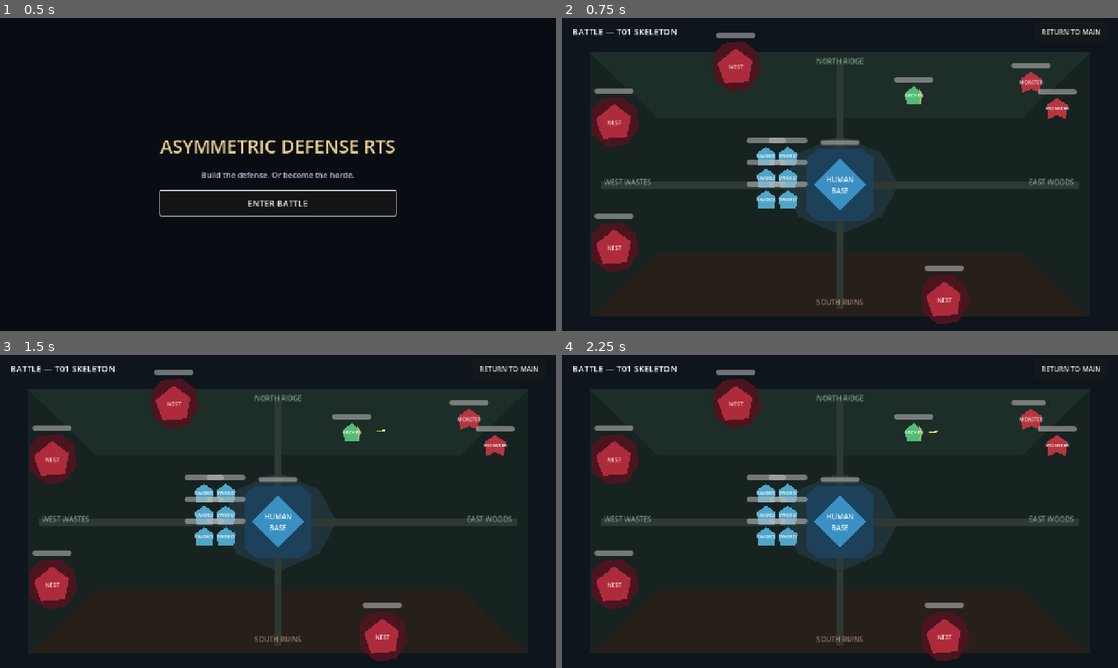
Above: before the commit, frames 1-4 (two rows, left to right).
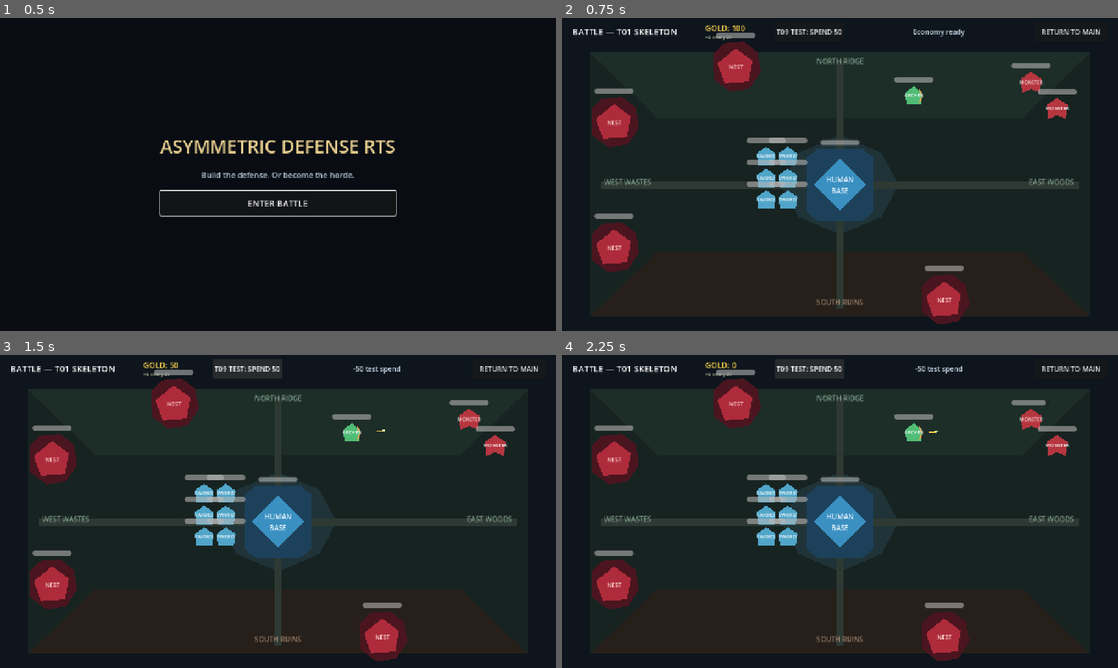
Above: after the commit, the same moments.

Repository: Mr-Zhou20030725/RTS-Game
Game: Godot game, scene res://scenes/main/main.tscn
Same seed, same stepped clock (60 frames per second), same inputs: the game is played once before the commit and once after it.
Inputs (mouse positions are in pixels of both pictures, inside the frame that each line leads up to):
- Up to frame 1 (0.5 s): no input
- Up to frame 2 (0.75 s): click "ENTER BATTLE" at 0.5 s
- Up to frame 3 (1.5 s): click (250, 367) at 1.25 s, where only the run after the commit has a clickable "T09 TEST: SPEND 50"
- Up to frame 4 (2.25 s): click (812, 367) at 2 s, where only the run after the commit has a clickable "T09 TEST: SPEND 50"

Frame 1 is identical in both runs. In frame 2, 0.4% of the frame differs, in the area x 25-73%, y 2-8%; in frame 3, 1.0%, in the area x 25-72%, y 1-8%; in frame 4, 1.0%.

Commit message:
feat: complete T09 human gold economy

Diff:
--- a/scenes/battle/battle.tscn
+++ b/scenes/battle/battle.tscn
@@ -7,6 +7,7 @@
 [ext_resource type="PackedScene" path="res://scenes/units/t04_test_squad.tscn" id="5_squad"]
 [ext_resource type="PackedScene" path="res://scenes/units/t06_monster_demo.tscn" id="6_monsters"]
 [ext_resource type="PackedScene" path="res://scenes/units/t07_archer_demo.tscn" id="7_archer"]
+[ext_resource type="PackedScene" path="res://scenes/economy/human_economy.tscn" id="8_economy"]
 
 [node name="Battle" type="Node2D"]
 script = ExtResource("1_battle")
@@ -16,6 +17,8 @@
 offset_bottom = 720.0
 mouse_filter = 2
 color = Color(0.054902, 0.0823529, 0.109804, 1)
+
+[node name="HumanEconomy" parent="." instance=ExtResource("8_economy")]
 
 [node name="MVPMap" parent="." instance=ExtResource("3_map")]
 
--- /dev/null
+++ b/scenes/economy/human_economy.tscn
@@ -0,0 +1,10 @@
+[gd_scene load_steps=2 format=3]
+
+[ext_resource type="Script" path="res://scripts/economy/human_economy.gd" id="1_economy"]
+
+[node name="HumanEconomy" type="Node" groups=["human_economy"]]
+script = ExtResource("1_economy")
+starting_gold = 100
+passive_income_amount = 5
+passive_income_interval = 2.0
+monster_kill_reward = 25
--- /dev/null
+++ b/scripts/economy/human_economy.gd
@@ -0,0 +1,109 @@
+class_name HumanEconomy
+extends Node
+
+## Owns Human gold income, rewards, and validated spending.
+
+signal gold_changed(current_gold: int, change: int, reason: StringName)
+signal spend_rejected(cost: int, current_gold: int)
+signal kill_reward_granted(victim: Node, amount: int)
+
+@export_range(0, 1000000, 1) var starting_gold := 100
+@export_range(0, 1000000, 1) var passive_income_amount := 5
+@export_range(0.1, 3600.0, 0.1) var passive_income_interval := 2.0
+@export_range(0, 1000000, 1) var monster_kill_reward := 25
+
+var current_gold := 0
+var _income_elapsed := 0.0
+var _tracked_health_ids: Dictionary[int, bool] = {}
+
+
+func _ready() -> void:
+	current_gold = maxi(starting_gold, 0)
+	get_tree().node_added.connect(_on_tree_node_added)
+	call_deferred("_scan_existing_monster_units")
+	gold_changed.emit(current_gold, current_gold, &"starting_gold")
+
+
+func _process(delta: float) -> void:
+	if passive_income_amount <= 0 or passive_income_interval <= 0.0:
+		return
+
+	_income_elapsed += delta
+	if _income_elapsed < passive_income_interval:
+		return
+
+	var completed_intervals := floori(
+		_income_elapsed / passive_income_interval
+	)
+	_income_elapsed -= completed_intervals * passive_income_interval
+	add_gold(
+		passive_income_amount * completed_intervals,
+		&"passive_income"
+	)
+
+
+func get_gold() -> int:
+	return current_gold
+
+
+func can_afford(cost: int) -> bool:
+	return cost >= 0 and current_gold >= cost
+
+
+func try_spend(cost: int, reason: StringName = &"purchase") -> bool:
+	if cost < 0 or not can_afford(cost):
+		spend_rejected.emit(cost, current_gold)
+		return false
+	if cost == 0:
+		return true
+
+	current_gold -= cost
+	gold_changed.emit(current_gold, -cost, reason)
+	return true
+
+
+func add_gold(amount: int, reason: StringName = &"reward") -> int:
+	if amount <= 0:
+		return 0
+
+	current_gold += amount
+	gold_changed.emit(current_gold, amount, reason)
+	return amount
+
+
+func _scan_existing_monster_units() -> void:
+	for actor in get_tree().get_nodes_in_group(&"combat_units"):
+		_try_track_monster_unit(actor)
+
+
+func _on_tree_node_added(node: Node) -> void:
+	_try_track_monster_unit(node)
+
+
+func _try_track_monster_unit(actor: Node) -> void:
+	if actor == null or not actor.is_in_group(&"combat_units"):
+		return
+	var faction := FactionComponent.find_on(actor)
+	if faction == null or faction.faction != FactionComponent.Faction.MONSTER:
+		return
+
+	var health := actor.get_node_or_null("HealthComponent") as HealthComponent
+	if health == null or _tracked_health_ids.has(health.get_instance_id()):
+		return
+
+	_tracked_health_ids[health.get_instance_id()] = true
+	health.died.connect(_on_monster_unit_died.bind(actor), CONNECT_ONE_SHOT)
+
+
+func _on_monster_unit_died(source: Node, victim: Node) -> void:
+	var source_faction := FactionComponent.find_on(source)
+	if (
+		source_faction == null
+		or source_faction.faction != FactionComponent.Faction.HUMAN
+	):
+		return
+	if monster_kill_reward <= 0:
+		return
+
+	add_gold(monster_kill_reward, &"monster_kill")
+	kill_reward_granted.emit(victim, monster_kill_reward)
--- a/scripts/ui/battle_hud.gd
+++ b/scripts/ui/battle_hud.gd
@@ -3,11 +3,56 @@
 signal return_to_main_requested
 
 @onready var return_button: Button = %ReturnButton
+@onready var gold_label: Label = %GoldLabel
+@onready var economy_status_label: Label = %EconomyStatusLabel
+@onready var spend_test_button: Button = %SpendTestButton
+
+var human_economy: Node
 
 
 func _ready() -> void:
 	return_button.pressed.connect(_on_return_button_pressed)
+	spend_test_button.pressed.connect(_on_spend_test_button_pressed)
+	call_deferred("_bind_human_economy")
 
 
 func _on_return_button_pressed() -> void:
 	return_to_main_requested.emit()
+
+
+func _bind_human_economy() -> void:
+	human_economy = get_tree().get_first_node_in_group(&"human_economy")
+	if human_economy == null:
+		gold_label.text = "GOLD: --"
+		economy_status_label.text = "HumanEconomy unavailable"
+		spend_test_button.disabled = true
+		return
+
+	human_economy.gold_changed.connect(_on_gold_changed)
+	human_economy.spend_rejected.connect(_on_spend_rejected)
+	_on_gold_changed(human_economy.call("get_gold"), 0, &"hud_sync")
+
+
+func _on_spend_test_button_pressed() -> void:
+	if human_economy == null:
+		return
+	human_economy.call("try_spend", 50, &"t09_test_spend")
+
+
+func _on_gold_changed(
+	current_gold: int, change: int, reason: StringName
+) -> void:
+	gold_label.text = "GOLD: %d" % current_gold
+	match reason:
+		&"passive_income":
+			economy_status_label.text = "+%d passive income" % change
+		&"monster_kill":
+			economy_status_label.text = "+%d monster reward" % change
+		&"t09_test_spend":
+			economy_status_label.text = "%d test spend" % change
+		&"starting_gold":
+			economy_status_label.text = "Economy ready"
+
+
+func _on_spend_rejected(cost: int, current_gold: int) -> void:
+	economy_status_label.text = "Need %d gold (have %d)" % [cost, current_gold]
--- /dev/null
+++ b/tests/validate_t09.gd
@@ -0,0 +1,134 @@
+extends SceneTree
+
+const ECONOMY_SCENE := preload("res://scenes/economy/human_economy.tscn")
+const HUD_SCENE := preload("res://ui/battle_hud/battle_hud.tscn")
+const HUMAN_SCENE := preload("res://units/placeholders/test_unit.tscn")
+const MONSTER_SCENE := preload("res://units/placeholders/test_monster.tscn")
+
+var change_reasons: Array[StringName] = []
+var reward_event_count := 0
+
+
+func _init() -> void:
+	_run_validation()
+
+
+func _run_validation() -> void:
+	var economy = ECONOMY_SCENE.instantiate()
+	economy.starting_gold = 120
+	economy.passive_income_amount = 7
+	economy.passive_income_interval = 0.05
+	economy.monster_kill_reward = 30
+	economy.gold_changed.connect(_on_gold_changed)
+	economy.kill_reward_granted.connect(_on_kill_reward_granted)
+	root.add_child(economy)
+	await process_frame
+
+	if economy.get_gold() != 120:
+		_fail("HumanEconomy did not initialize with configured starting gold.")
+		return
+
+	await create_timer(0.14).timeout
+	var passive_gain: int = economy.get_gold() - 120
+	if passive_gain < 14 or passive_gain % 7 != 0:
+		_fail("Passive gold did not increase by the configured rule.")
+		return
+	if not change_reasons.has(&"passive_income"):
+		_fail("Passive income did not report its transaction reason.")
+		return
+
+	economy.passive_income_amount = 0
+	var balance_before_rejection: int = economy.get_gold()
+	if economy.try_spend(balance_before_rejection + 1, &"test"):
+		_fail("Economy accepted a purchase above the current balance.")
+		return
+	if economy.get_gold() != balance_before_rejection:
+		_fail("Rejected purchase changed the gold balance.")
+		return
+	if economy.try_spend(-1, &"test"):
+		_fail("Economy accepted a negative purchase cost.")
+		return
+	if not economy.try_spend(20, &"test"):
+		_fail("Economy rejected an affordable purchase.")
+		return
+	if economy.get_gold() != balance_before_rejection - 20:
+		_fail("Affordable purchase deducted the wrong amount.")
+		return
+	if not economy.try_spend(economy.get_gold(), &"test"):
+		_fail("Economy could not spend its exact remaining balance.")
+		return
+	if economy.get_gold() != 0:
+		_fail("Spending the exact balance did not stop at zero.")
+		return
+	if economy.try_spend(1, &"test") or economy.get_gold() < 0:
+		_fail("Gold became negative after an insufficient purchase.")
+		return
+
+	economy.add_gold(50, &"test_setup")
+	var human := HUMAN_SCENE.instantiate()
+	var monster := MONSTER_SCENE.instantiate()
+	_set_combat_enabled(human, false)
+	_set_combat_enabled(monster, false)
+	root.add_child(human)
+	root.add_child(monster)
+	await process_frame
+
+	var before_reward: int = economy.get_gold()
+	CombatRules.try_apply_damage(human, monster, 100000.0)
+	await process_frame
+	if economy.get_gold() != before_reward + 30:
+		_fail("Human kill did not grant the configured Monster reward.")
+		return
+	if reward_event_count != 1:
+		_fail("Monster kill reward was not emitted exactly once.")
+		return
+	CombatRules.try_apply_damage(human, monster, 100000.0)
+	if economy.get_gold() != before_reward + 30:
+		_fail("Dead Monster granted its kill reward more than once.")
+		return
+
+	var hud := HUD_SCENE.instantiate()
+	root.add_child(hud)
+	await process_frame
+	await process_frame
+	var gold_label := hud.get_node("TopBar/GoldLabel") as Label
+	if gold_label.text != "GOLD: %d" % economy.get_gold():
+		_fail("Battle HUD did not display the current Human gold.")
+		return
+
+	var before_hud_spend: int = economy.get_gold()
+	(hud.get_node("TopBar/SpendTestButton") as Button).pressed.emit()
+	if economy.get_gold() != before_hud_spend - 50:
+		_fail("T09 HUD test button did not use validated economy spending.")
+		return
+	if gold_label.text != "GOLD: %d" % economy.get_gold():
+		_fail("HUD gold display did not update after spending.")
+		return
+
+	print(
+		"T09 validation passed: starting/passive gold, Human kill rewards, "
+		+ "safe spending, non-negative balance, and HUD synchronization."
+	)
+	quit()
+
+
+func _set_combat_enabled(actor: Node, enabled: bool) -> void:
+	for component_name in ["MeleeAttackComponent", "RangedAttackComponent"]:
+		var component := actor.get_node_or_null(component_name)
+		if component != null:
+			component.set("combat_enabled", enabled)
+
+
+func _on_gold_changed(
+	_current_gold: int, _change: int, reason: StringName
+) -> void:
+	change_reasons.append(reason)
+
+
+func _on_kill_reward_granted(_victim: Node, _amount: int) -> void:
+	reward_event_count += 1
+
+
+func _fail(message: String) -> void:
+	push_error("T09 validation failed: %s" % message)
+	quit(1)
--- a/ui/battle_hud/battle_hud.tscn
+++ b/ui/battle_hud/battle_hud.tscn
@@ -30,6 +30,48 @@
 theme_override_font_sizes/font_size = 20
 text = "BATTLE — T01 SKELETON"
 
+[node name="GoldLabel" type="Label" parent="TopBar"]
+unique_name_in_owner = true
+layout_mode = 0
+offset_left = 330.0
+offset_top = 10.0
+offset_right = 455.0
+offset_bottom = 34.0
+theme_override_colors/font_color = Color(1, 0.835294, 0.309804, 1)
+theme_override_font_sizes/font_size = 18
+text = "GOLD: 0"
+
+[node name="IncomeLabel" type="Label" parent="TopBar"]
+layout_mode = 0
+offset_left = 330.0
+offset_top = 36.0
+offset_right = 455.0
+offset_bottom = 56.0
+theme_override_colors/font_color = Color(0.694118, 0.752941, 0.611765, 1)
+theme_override_font_sizes/font_size = 11
+text = "+5 every 2s"
+
+[node name="SpendTestButton" type="Button" parent="TopBar"]
+unique_name_in_owner = true
+layout_mode = 0
+offset_left = 490.0
+offset_top = 10.0
+offset_right = 650.0
+offset_bottom = 54.0
+mouse_filter = 0
+text = "T09 TEST: SPEND 50"
+
+[node name="EconomyStatusLabel" type="Label" parent="TopBar"]
+unique_name_in_owner = true
+layout_mode = 0
+offset_left = 670.0
+offset_top = 20.0
+offset_right = 1065.0
+offset_bottom = 44.0
+theme_override_colors/font_color = Color(0.752941, 0.819608, 0.87451, 1)
+text = "Economy ready"
+horizontal_alignment = 1
+
 [node name="ReturnButton" type="Button" parent="TopBar"]
 unique_name_in_owner = true
 layout_mode = 0
Not shown: 1 places in scenes/battle/battle.tscn that only renumber resources
Not shown, added: scripts/economy/human_economy.gd.uid
Not shown, added: tests/validate_t09.gd.uid
